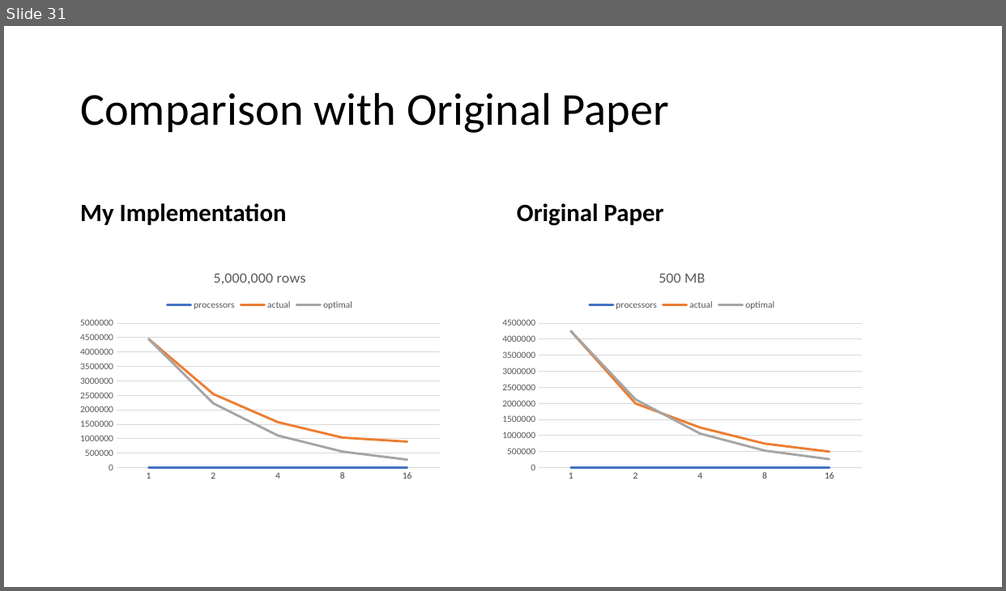
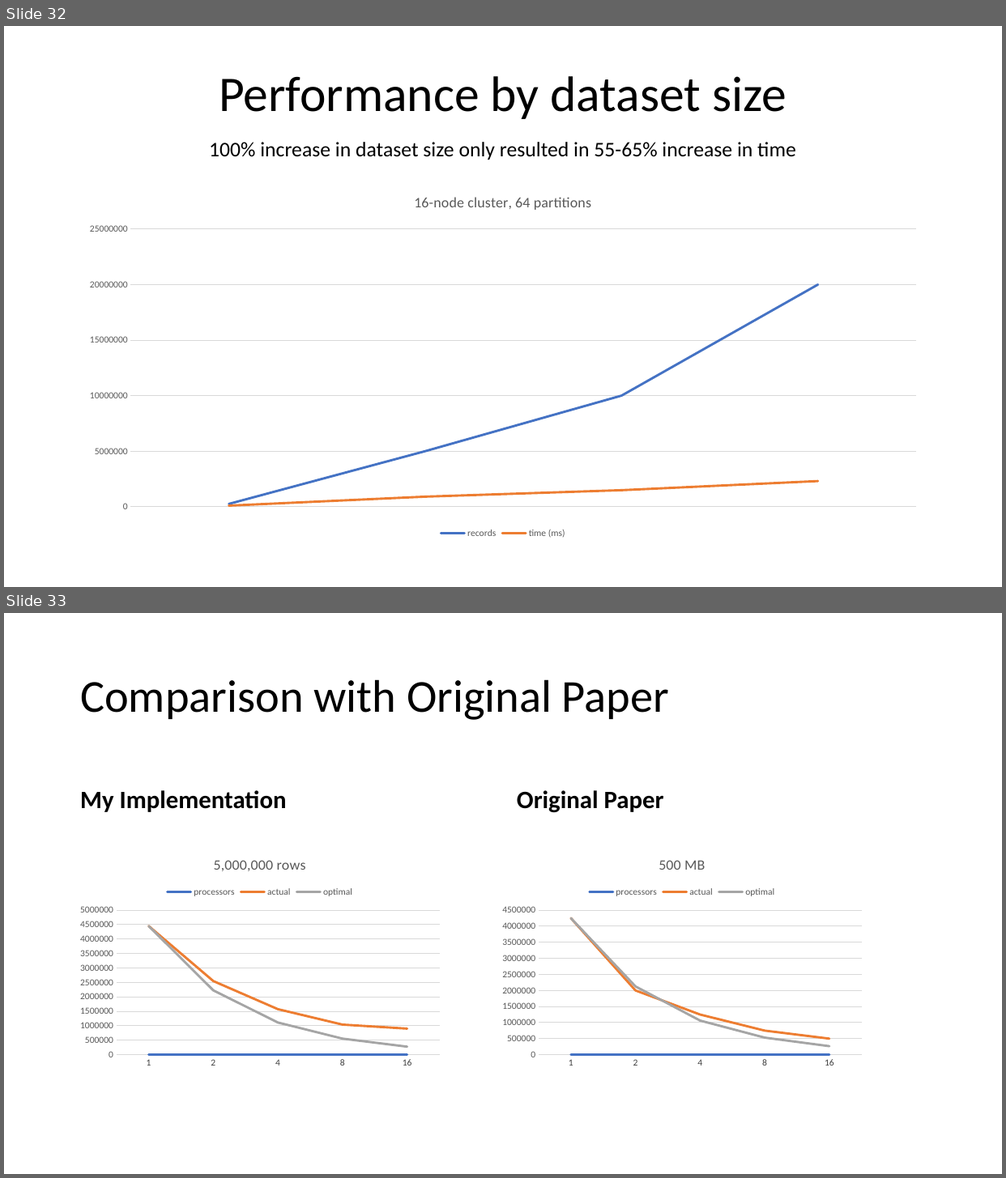
Before and after one commit to micophilip/comp5704, a slide deck: assets/project/Presentation.pptx. Shown one above the other, each under a label of ours: slide 31 before the commit, slides 32 and 33 after it. The pictures are 1006x591 and 1006x1178 pixels, drawn with LibreOffice and Linux fonts; fonts in the diff are those of the drawing. Boxes give left, top, right and bottom in pixels: in the first picture for what was removed or moved away, otherwise in the second. Text is boxed around its words. In the diff, an @@ line names an element or a change of style, - is before the commit and + after.

```diff
--- a/assets/project/Presentation.pptx
+++ b/assets/project/Presentation.pptx
@@ slide 32 added at box(4, 26, 1002, 587), background #FFFFFF @@
@@ title added at box(219, 76, 786, 119), 48 pt, text #000000 @@
+Performance by dataset size
@@ text added at box(209, 142, 796, 160), 20 pt, text #000000 @@
+100% increase in dataset size only resulted in 55-65% increase in time
@@ line chart added at box(73, 179, 934, 543) @@
+title "16-node cluster, 64 partitions "
+categories: 1, 2, 3, 4
+records: 200000, 5000000, 10000000, 20000000
+time (ms): 100000, 900000, 1500000, 2300000
@@ what was slide 31 is now slide 33 @@
```
Also in this commit, not shown: 1 slide changed, 2 other slides added, 1 other file.
